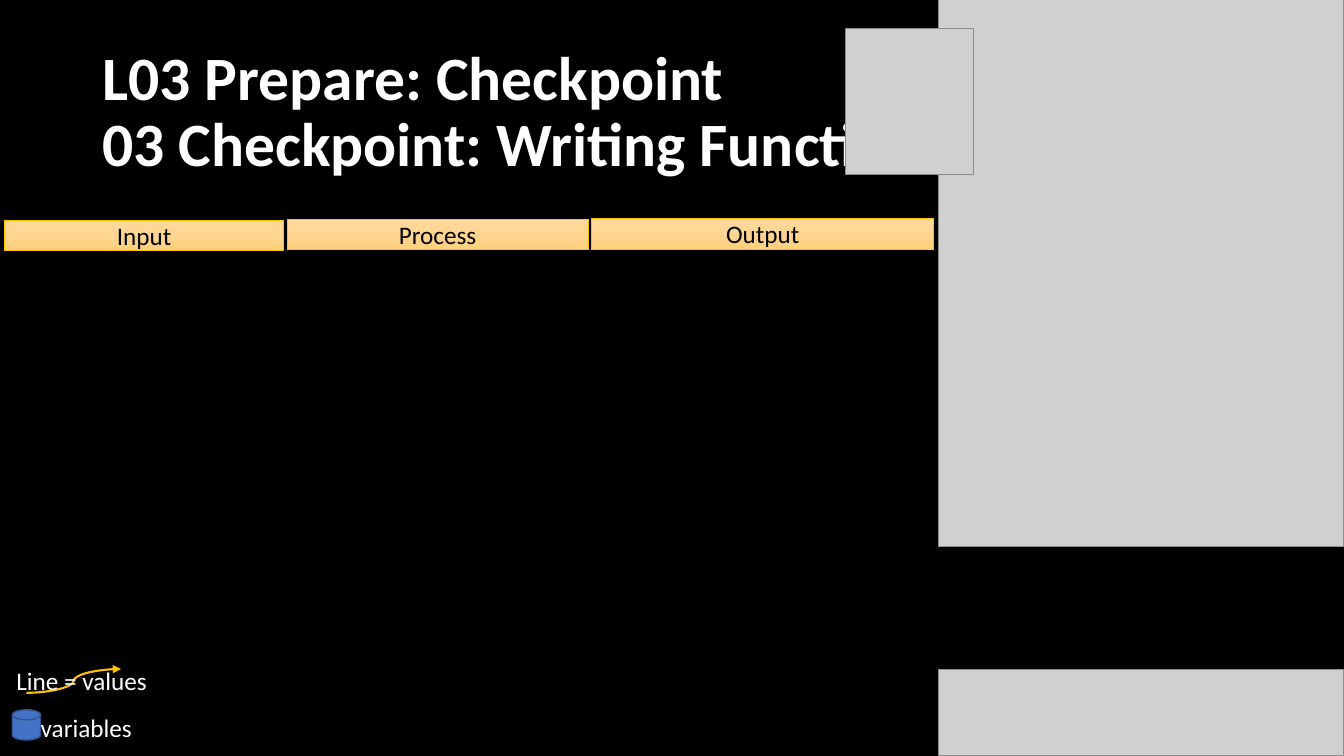
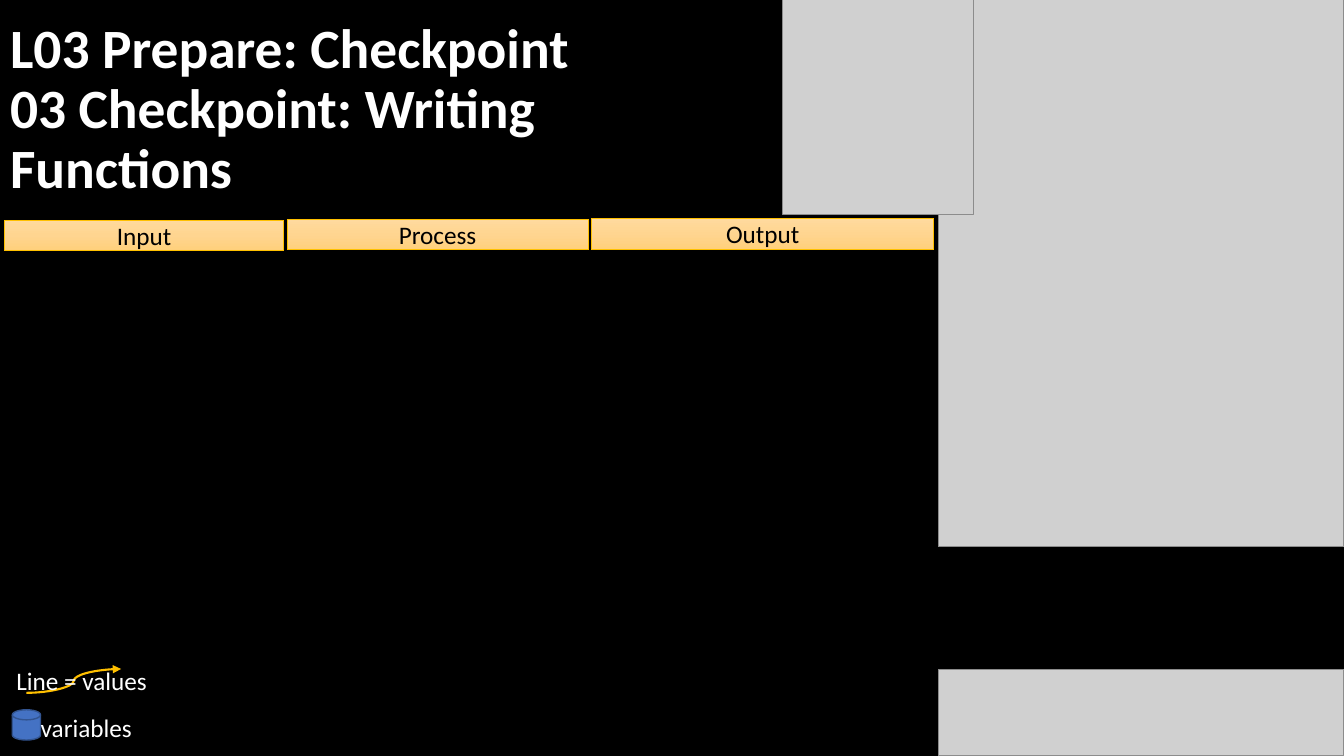
Before and after one commit to BroClements/CSE111ProgwFunctions, a slide deck: slide 16 of CSE111W3_WrittingFunctions.pptx (slide 14 before the commit). Drawn at 1344x756 pixels with LibreOffice and Linux fonts; fonts in the diff are those of the drawing; grey boxes stand for pictures. Boxes give left, top, right and bottom in pixels: in the first picture for what was removed or moved away, otherwise in the second. Text is boxed around its words. In the diff, an @@ line names an element or a change of style, - is before the commit and + after.

```diff
--- a/CSE111W3_WrittingFunctions.pptx
+++ b/CSE111W3_WrittingFunctions.pptx
@@ title "L03 Prepare: Checkpoint 03 Checkpoint: ...": place and size @@
-title "L03 Prepare: Checkpoint 03 Checkpoint: ..." at box(102, 56, 947, 181)
+title "L03 Prepare: Checkpoint 03 Checkpoint: ..." at box(10, 29, 568, 189)
@@ title "L03 Prepare: Checkpoint 03 Checkpoint: ..." at box(10, 29, 568, 189): size 44 to 39.6 pt @@
@@ picture: place and size @@
-picture at box(845, 29, 974, 175)
+picture at box(782, 0, 974, 215)
```
Also in this commit, not shown: 8 other slides changed, 3 slides added, 4 other files.
